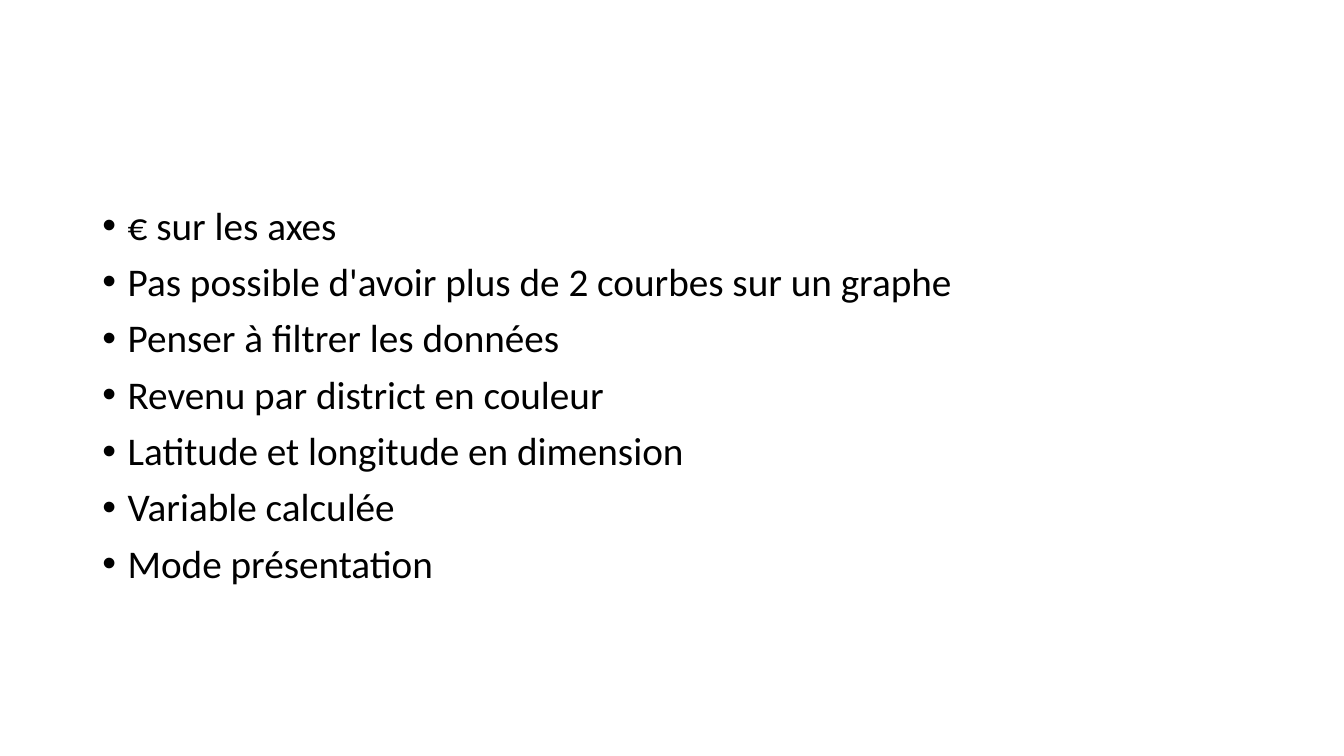
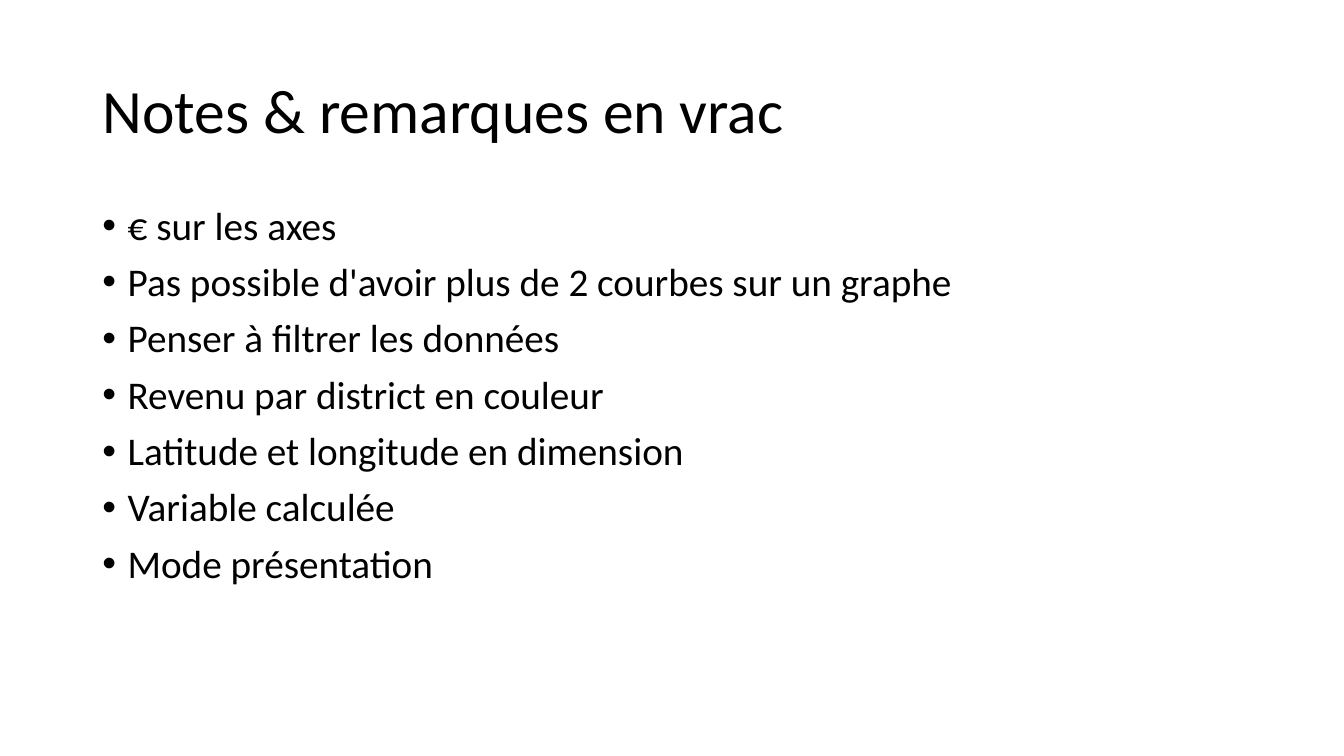
Before and after one commit to 40tude/Data_Essentials_Stage_Oct_2023, a slide deck: slide 21 of 00_notes_de_stage.pptx (slide 20 before the commit). Drawn at 1344x756 pixels with LibreOffice and Linux fonts; fonts in the diff are those of the drawing. Boxes give left, top, right and bottom in pixels: in the first picture for what was removed or moved away, otherwise in the second. Text is boxed around its words. In the diff, an @@ line names an element or a change of style, - is before the commit and + after.

```diff
--- a/00_notes_de_stage.pptx
+++ b/00_notes_de_stage.pptx
@@ title added at (102, 93, 784, 143), 44 pt, text #000000 @@
+Notes & remarques en vrac
```
Also in this commit, not shown: 2 other slides changed, 4 slides added, 17 other files.
